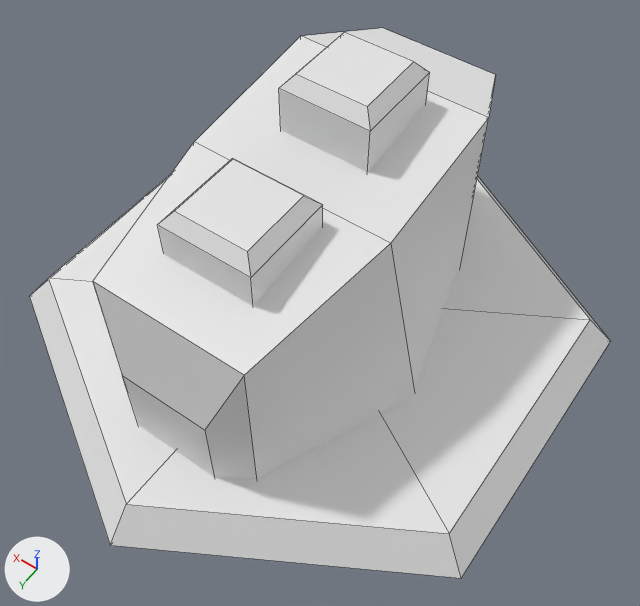
An edit to the Blender file Assets/Models/Mining Drill.blend, drawn before and after from the same camera.
Camera for both pictures: a 50 mm lens placed at (-1.08, 1.48, 2.43), pointed at (-0.12, 0.13, 0.31). Every picture has the same lights, and +X, +Y and +Z are marked at lower left. Mesh edges are drawn as thin lines.

Names of what the first picture shows: 'Mining Drill', 'Thumper', 'Thumper.001'.
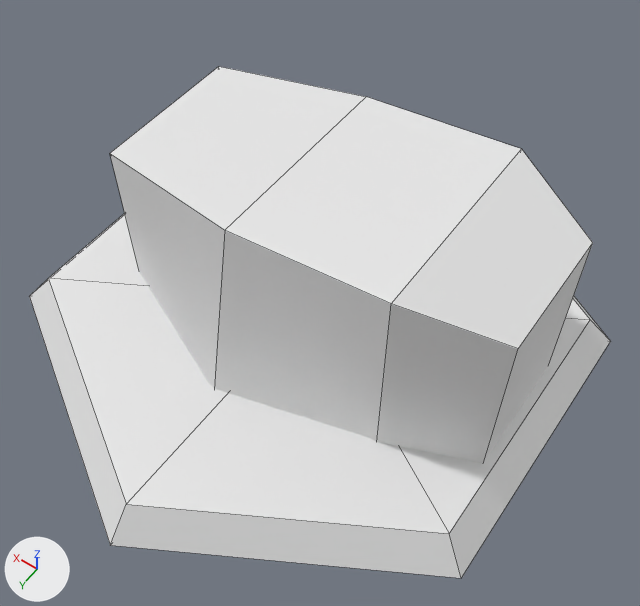
The change in detail:
me_cube has 12 vertices, 10 faces and spans x -1.0..1.0, y -1.0..1.0, z -1.0..1.1.
me_cube is used by ob_thumper; location (-0.001, -0.197, 0.472); scale (0.15, 0.15, 0.405).
Part 1, on me_cube:
Vertex 0 of me_cube moves from (-1.0, -1.0, -1.0) to (-0.15, -0.4, 0.15).
Vertex 1 of me_cube moves from (-0.77, -0.77, 1.1) at pixel (413, 61) to (-0.12, 0.45, 0.12).
Vertex 2 of me_cube moves from (-1.0, 1.0, -1.0) to (-0.15, -0.4, -0.15).
Vertex 3 of me_cube moves from (-0.77, 0.77, 1.1) at pixel (367, 106) to (-0.12, 0.45, -0.12).
Vertex 4 of me_cube moves from (1.0, -1.0, -1.0) to (0.15, -0.4, 0.15).
Vertex 5 of me_cube moves from (0.77, -0.77, 1.1) at pixel (344, 32) to (0.12, 0.45, 0.12).
Vertex 6 of me_cube moves from (1.0, 1.0, -1.0) to (0.15, -0.4, -0.15).
Vertex 7 of me_cube moves from (0.77, 0.77, 1.1) at pixel (295, 74) to (0.12, 0.45, -0.12).
Vertex 8 of me_cube moves from (-1.0, -1.0, 1.0) at pixel (429, 72) to (-0.15, 0.4, 0.15).
Vertex 9 of me_cube moves from (-1.0, 1.0, 1.0) at pixel (370, 131) to (-0.15, 0.4, -0.15).
Vertex 10 of me_cube moves from (1.0, 1.0, 1.0) at pixel (278, 88) to (0.15, 0.4, -0.15).
Vertex 11 of me_cube moves from (1.0, -1.0, 1.0) at pixel (341, 34) to (0.15, 0.4, 0.15).
me_tile has 34 vertices, 33 faces and spans x -0.87..0.87, y 0.0..0.77, z -1.0..1.0.
me_tile is used by ob_mining_drill; location (0.0, 0.0, 0.0); rotation (1.571, 0.0, 0.0), in degrees (90, 0, 0).
me_tile part 2: the loose piece of 20 vertices spanning x -0.47..0.47, y 0.08..0.77, z -0.7..0.68 is turned -90 degrees about the y axis through its middle, then moved by (-0.07, 0.0, 0.01).
Object 'Thumper.001' (ob_thumper_001) is deleted.

Location of each change, [x1, y1, x2, y2] in pixels of the pictures (640 x 606 px; the box of a moved part takes in the faces that stretch with it):
'Mining Drill', reshaped (7% shorter)
    before: [30, 28, 610, 578]
    after: [30, 67, 610, 578]
'Thumper.001', deleted
    before: [158, 159, 323, 306]
'Thumper', reshaped (not visible afterwards)
    before: [279, 33, 430, 172]
part 1 of me_cube, moved or reshaped (not visible afterwards)
    before: [158, 33, 430, 306]
part 2 of me_tile, moved or reshaped
    before: [93, 28, 496, 479]
    after: [110, 67, 593, 463]
